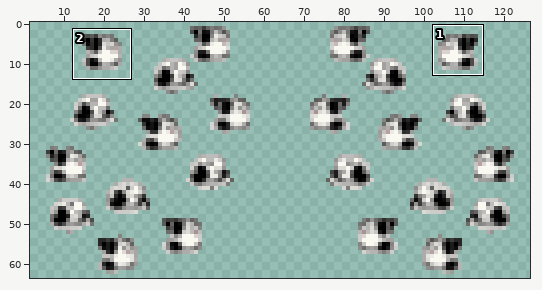
Animated GIF sprite -- panda3fast.gif. The first picture is a wide view before the edit; the outline marks the close-up.
Close-up. Before:
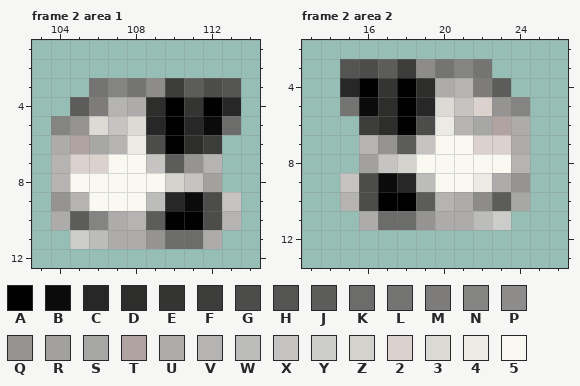
The file is 129x64 pixels, 8 frames. Colours within 5 levels of each other are drawn and written as one. Shown: frame 2 area 1: x 103..114, y 1..12; frame 2 area 2: x 13..26, y 2..13. The wide view leaves out empty margins. The commit also changed other frames or places, which this record leaves out.
Palette (. is transparent): A #010101  B #0b0b0b  C #282727  D #2d2d2c  E #343433  F #3c3c3b  G #4c4c4b  H #545453  J #5c5c5b  K #6c6c6b  L #747473  M #7d7c7b  N #848483  P #8d8c8b  Q #959493  R #a2a19e  S #a7a8a5  T #b0a3a2  U #adacaa  V #b5b4b2  W #bcbcba  X #c5c4c2  Y #ccccca  Z #d3d2cd  2 #dbd2cd  3 #dbdad5  4 #ebeae4  5 #f9f9f1
Pixels before, frame 2 area 1, first column x 104:
 3 ..LNLPFJGH
 4 .JMVUDAEAC
 5 NQ3X3CACBK
 6 UTSV4GADF.
 7 V2255XJQV.
 8 V55555ZXR.
 9 QV555WCBGX
10 UJNUVJAAGV
11 .YWUUQKKU.
Pixels before, frame 2 area 2, first column x 15:
 3 HGJFPLNL..
 4 CAEADUVMJ.
 5 LBDAC3X2QN
 6 .FDAG4VSTU
 7 .VQJX5522U
 8 .RXZ55555V
 9 XGBCW554UQ
10 VGAAJVUPJS
11 .UKKQUUWY.
Once edited:
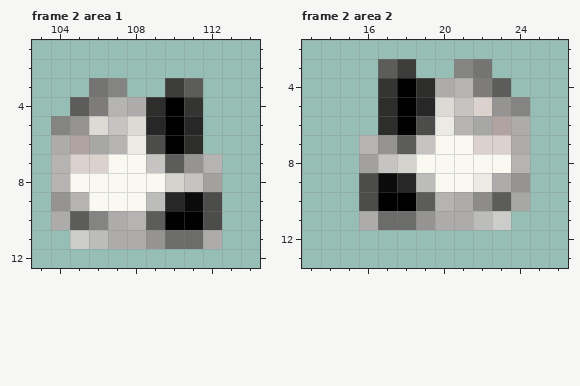
The edit:
Frame 2 area 1:
y 3: x 108..109 LP -> ..; x 112..113 GH -> ..
y 4: x 112..113 AC -> ..
y 5: x 112..113 BK -> ..
y 6: x 112 F -> .
y 9: x 113 X -> .
y 10: x 113 V -> .
Frame 2 area 2:
y 3: x 15..16 HG -> ..; x 19..20 PL -> ..
y 4: x 15..16 CA -> ..
y 5: x 15..16 LB -> ..
y 6: x 16 F -> .
y 9: x 15 X -> .
y 10: x 15 V -> .
Boxes around the changes in both close-ups, in picture pixels (x1, y1, x2, y2):
erased: (127, 78, 241, 230)
erased: (340, 59, 454, 211)
